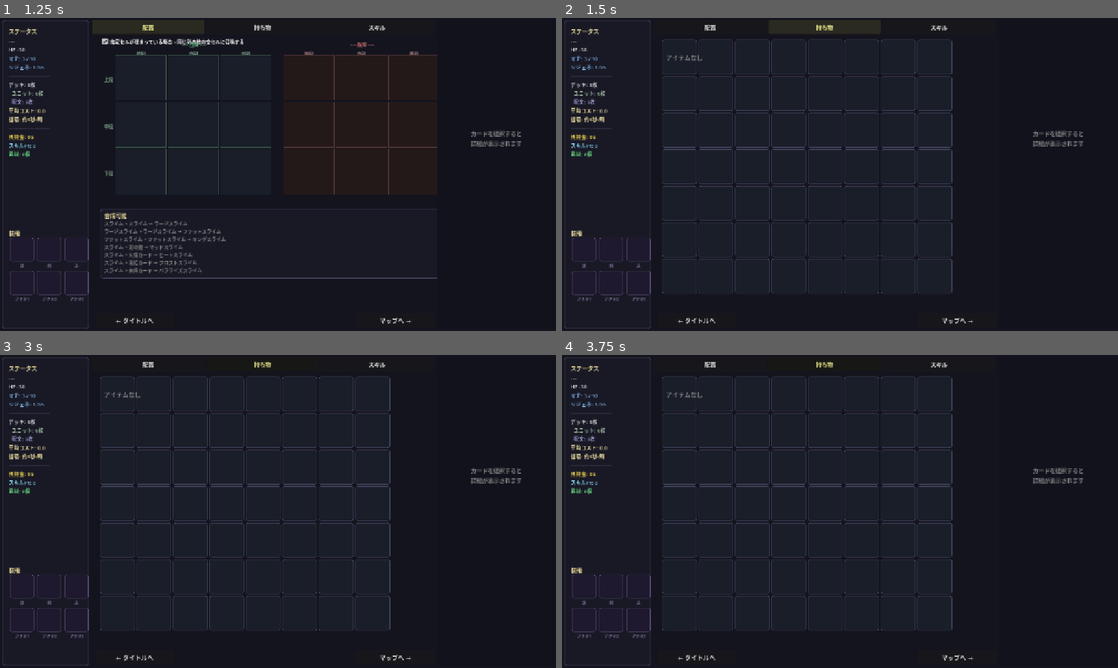
Above: before the commit, frames 1-4 (two rows, left to right).
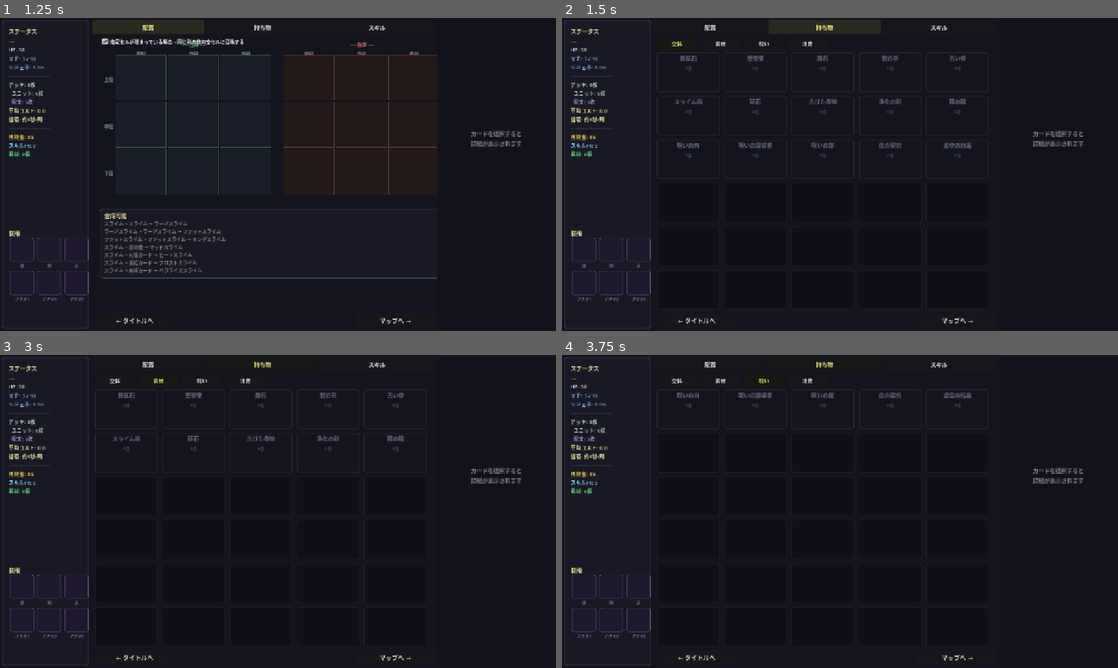
Above: after the commit, the same moments.

Repository: kazumak334-create/dungeon-board-game
Game: Godot game, scene res://scenes/DeckPrep.tscn
Two runs of this game, one before a commit and one after it. Both use one fixed random seed, a clock stepped at 60 frames per second and the inputs below. This scene is started directly instead of the project's main scene.
Inputs (mouse positions are in pixels of both pictures, inside the frame that each line leads up to):
- Up to frame 1 (1.25 s): click "配置" at 0.5 s
- Up to frame 2 (1.5 s): click "持ち物" at 1.25 s
- Up to frame 3 (3 s): click (116, 380) at 2 s, where only the run after the commit has a clickable "全体"; click (161, 380) at 2.75 s, where only the run after the commit has a clickable "素材"
- Up to frame 4 (3.75 s): click (762, 380) at 3.5 s, where only the run after the commit has a clickable "呪い"

Frame 1 is identical in both runs. In frame 2, 4.3% of the frame differs, in the area x 18-74%, y 6-88%; in frame 3, 4.1%; in frame 4, 4.1%.

Commit message:
feat: DeckPrep持ち物タブ実装（素材グリッド+カテゴリフィルタ）
パターンA+Cハイブリッド（ペルソナ承認）:
- 単一グリッド30スロット（5列×6行、1スロット145×90px）
- カテゴリフィルタ4種: [全体/素材/呪い/消費]
- CardDB.MATERIALS経由で素材取得（R1/R7準拠）
- 素材クリック→解説レーン更新、呪い素材は専用ラベル
- 拡張機能はPhase 3以降（今回は30固定）

テスト4件追加 → 1841件全パス

Co-Authored-By: Claude Opus 4.6 (1M context) <noreply@anthropic.com>

Diff:
--- a/scripts/DeckPrep.gd
+++ b/scripts/DeckPrep.gd
@@ -16,6 +16,10 @@
 
 # 選択状態（_boardと同期）
 var _selected_card_idx: int = -1
+
+# 持ち物タブ選択状態
+var _selected_material: Dictionary = {}
+var _inventory_filter: String = "all"  # "all" / "normal" / "cursed" / "consumable"
 
 # レイアウト定数（パターンB）
 const SIDEBAR_X = 5         # 左サイドバー開始X
@@ -256,7 +260,9 @@
 		(tb["button"] as Button).modulate = Color(1, 1, 0.6) if tb["id"] == tab_id else Color(1, 1, 1)
 	for child in _tab_container.get_children():
 		child.queue_free()
-	# _selected_card_idx は保持（タブ切替で解説レーンを消さない）
+	# タブ切替時に素材選択をリセット（持ち物タブ以外ではカード選択を保持）
+	if tab_id != "inventory":
+		_selected_material = {}
 
 	match tab_id:
 		"placement":
@@ -295,6 +301,11 @@
 	var children = _info_container.get_children()
 	for i in range(children.size() - 1, 1, -1):
 		children[i].queue_free()
+
+	# 素材が選択されている場合は素材情報を優先表示
+	if _selected_material.size() > 0:
+		_show_material_info(_selected_material)
+		return
 
 	if _selected_card_idx < 0 or _selected_card_idx >= GameSession.selected_deck.size():
 		_show_info_empty()
@@ -494,132 +505,215 @@
 	_info_container.add_child(lbl)
 	return y + 20
 
-# ===== 持ち物タブ（マス目インベントリ） =====
-# 装備スロットは左サイドバーに常時表示。このタブにはアイテム/素材グリッドのみ
-
-const INV_COLS = 8       # グリッド列数（タブコンテンツ幅790に合わせ拡張）
-const INV_CELL = 80      # セルサイズ
-const INV_GAP = 4        # セル間隔
-const INV_X = 20         # 開始X
-const INV_Y = 10         # 開始Y
-const INV_ROWS = 7       # 全行数（アイテム専用）
+# ===== 持ち物タブ（カテゴリフィルタ + 素材グリッド） =====
+# 装備スロットは左サイドバーに常時表示。このタブにはカテゴリフィルタ + アイテム/素材グリッド
+
+const INV_SLOT_W = 145    # スロット幅
+const INV_SLOT_H = 90     # スロット高さ
+const INV_SLOT_GAP = 10   # スロット間隔
+const INV_GRID_COLS = 5   # グリッド列数
+const INV_GRID_ROWS = 6   # グリッド行数
+const INV_TOTAL_SLOTS = 30  # 総スロット数 (INV_GRID_COLS × INV_GRID_ROWS)
+const INV_GRID_X = 8      # グリッド開始X
+const INV_GRID_Y = 40     # グリッド開始Y
+const INV_FILTER_H = 32   # フィルタタブ高さ
 
 func _build_inventory_tab() -> void:
-	# グリッド描画（アイテム専用: 装備行なし）
-	for r in range(INV_ROWS):
-		for c in range(INV_COLS):
-			var cx = INV_X + c * (INV_CELL + INV_GAP)
-			var cy = INV_Y + r * (INV_CELL + INV_GAP)
-
-			var cell = Panel.new()
-			cell.position = Vector2(cx, cy)
-			cell.size = Vector2(INV_CELL, INV_CELL)
-			var style = StyleBoxFlat.new()
-			style.bg_color = Color(0.1, 0.12, 0.16)
-			style.border_color = Color(0.25, 0.25, 0.35)
-			style.set_border_width_all(1)
-			style.set_corner_radius_all(4)
-			cell.add_theme_stylebox_override("panel", style)
-			_tab_container.add_child(cell)
-
-	# アイテム配置
-	var materials_grouped: Dictionary = {}  # id -> {data, count}
-
-	for mat in GameSession.materials:
-		var mid = mat.get("id", "")
-		# is_cursed等で消費可能か判定（仮: 全素材を素材扱い）
-		if not materials_grouped.has(mid):
-			materials_grouped[mid] = {"data": mat, "count": 0}
-		materials_grouped[mid]["count"] += 1
-
-	# マス目にアイテムを配置（装備スロットは左サイドバーに移動済み）
-	var item_row = 0
-	var item_col = 0
-
-	# 消費アイテムを先に配置（将来: GameSession.consumablesから）
-	# 現状は消費アイテムなし
-
-	# 素材をスタック表示で配置
-	for mid in materials_grouped:
-		var g = materials_grouped[mid]
-		var mat = g["data"]
-		var count = g["count"]
-
-		if item_row >= INV_ROWS:
-			break
-
-		var cx = INV_X + item_col * (INV_CELL + INV_GAP)
-		var cy = INV_Y + item_row * (INV_CELL + INV_GAP)
-
-		# アイテム名
-		var name_lbl = Label.new()
-		name_lbl.text = mat.get("display", "???")
-		name_lbl.position = Vector2(cx + 4, cy + 15)
-		name_lbl.size = Vector2(INV_CELL - 8, 20)
-		name_lbl.add_theme_font_size_override("font_size", 10)
-		name_lbl.add_theme_color_override("font_color", UIF.TEXT_COLOR)
-		_tab_container.add_child(name_lbl)
-
-		# スタック数
-		if count > 1:
-			var count_lbl = Label.new()
-			count_lbl.text = "×%d" % count
-			count_lbl.position = Vector2(cx + INV_CELL - 28, cy + INV_CELL - 18)
-			count_lbl.add_theme_font_size_override("font_size", 11)
-			count_lbl.add_theme_color_override("font_color", Color(0.9, 0.85, 0.5))
-			_tab_container.add_child(count_lbl)
-
-		# クリックで解説レーン更新
-		var click_area = Button.new()
-		click_area.position = Vector2(cx, cy)
-		click_area.size = Vector2(INV_CELL, INV_CELL)
-		click_area.flat = true
-		click_area.modulate = Color(1, 1, 1, 0)  # 透明
-		var mat_data = mat
-		click_area.pressed.connect(func():
+	# カテゴリフィルタタブ（上部）
+	_build_category_filter(_tab_container)
+	# 素材グリッド（下部）
+	_build_inventory_grid(_tab_container)
+
+func _build_category_filter(parent: Node) -> void:
+	var categories = [
+		{"id": "all",         "label": "全体"},
+		{"id": "normal",      "label": "素材"},
+		{"id": "cursed",      "label": "呪い"},
+		{"id": "consumable",  "label": "消費"},
+	]
+	var x = 10
+	for cat in categories:
+		var btn = Button.new()
+		btn.text = cat["label"]
+		btn.position = Vector2(x, 3)
+		btn.size = Vector2(90, 26)
+		btn.add_theme_font_size_override("font_size", 12)
+		if cat["id"] == _inventory_filter:
+			btn.modulate = Color(1.0, 1.0, 0.5)
+		var cat_id = cat["id"]
+		btn.pressed.connect(func(): _set_inventory_filter(cat_id))
+		parent.add_child(btn)
+		x += 100
+
+func _set_inventory_filter(filter: String) -> void:
+	_inventory_filter = filter
+	# タブコンテンツを再描画
+	for child in _tab_container.get_children():
+		child.queue_free()
+	_build_inventory_tab()
+
+func _get_filtered_materials() -> Array:
+	var filtered: Array = []
+	for mat in CardDB.MATERIALS:
+		var is_cursed = mat.get("is_cursed", false)
+		var is_consumable = mat.get("is_consumable", false)
+		match _inventory_filter:
+			"all":
+				filtered.append(mat)
+			"normal":
+				if not is_cursed and not is_consumable:
+					filtered.append(mat)
+			"cursed":
+				if is_cursed:
+					filtered.append(mat)
+			"consumable":
+				if is_consumable:
+					filtered.append(mat)
+	return filtered
+
+func _count_owned(mat_id: String) -> int:
+	var count = 0
+	for m in GameSession.materials:
+		if m is Dictionary and m.get("id", "") == mat_id:
+			count += 1
+	return count
+
+func _build_inventory_grid(parent: Node) -> void:
+	var materials = _get_filtered_materials()
+
+	for i in range(INV_TOTAL_SLOTS):
+		var col = i % INV_GRID_COLS
+		var row = i / INV_GRID_COLS
+		var x = INV_GRID_X + col * (INV_SLOT_W + INV_SLOT_GAP)
+		var y = INV_GRID_Y + row * (INV_SLOT_H + INV_SLOT_GAP)
+
+		if i < materials.size():
+			var mat = materials[i]
+			var count = _count_owned(mat.get("id", ""))
+			_build_material_slot(parent, mat, count, x, y)
+		else:
+			_build_empty_slot(parent, x, y)
+
+func _build_material_slot(parent: Node, mat: Dictionary, count: int, x: int, y: int) -> void:
+	var panel = PanelContainer.new()
+	panel.position = Vector2(x, y)
+	panel.custom_minimum_size = Vector2(INV_SLOT_W, INV_SLOT_H)
+
+	var style = StyleBoxFlat.new()
+	var is_cursed = mat.get("is_cursed", false)
+	style.bg_color = Color(0.12, 0.12, 0.18) if count > 0 else Color(0.08, 0.08, 0.12)
+	if count > 0:
+		style.border_color = Color(0.8, 0.3, 0.5) if is_cursed else Color(0.3, 0.5, 0.7)
+	else:
+		style.border_color = Color(0.15, 0.15, 0.2)
+	style.set_border_width_all(2)
+	style.set_corner_radius_all(4)
+	panel.add_theme_stylebox_override("panel", style)
+	parent.add_child(panel)
+
+	var vbox = VBoxContainer.new()
+	vbox.position = Vector2(4, 6)
+	vbox.size = Vector2(INV_SLOT_W - 8, INV_SLOT_H - 12)
+	panel.add_child(vbox)
+
+	var name_label = Label.new()
+	name_label.text = mat.get("display", "?")
+	name_label.horizontal_alignment = HORIZONTAL_ALIGNMENT_CENTER
+	name_label.add_theme_font_size_override("font_size", 13)
+	name_label.add_theme_color_override("font_color", Color(0.9, 0.9, 0.9) if count > 0 else Color(0.4, 0.4, 0.5))
+	vbox.add_child(name_label)
+
+	var count_label = Label.new()
+	count_label.text = "×%d" % count
+	count_label.horizontal_alignment = HORIZONTAL_ALIGNMENT_CENTER
+	count_label.add_theme_font_size_override("font_size", 14)
+	count_label.add_theme_color_override("font_color", Color(0.9, 0.85, 0.5) if count > 0 else Color(0.3, 0.3, 0.4))
+	vbox.add_child(count_label)
+
+	# クリックで解説レーン更新
+	var mat_ref = mat
+	panel.gui_input.connect(func(event: InputEvent):
+		if event is InputEventMouseButton and event.pressed and event.button_index == MOUSE_BUTTON_LEFT:
+			_selected_material = mat_ref
 			_selected_card_idx = -1
-			_show_material_info(mat_data, materials_grouped.get(mat_data.get("id", ""), {}).get("count", 0))
-		)
-		_tab_container.add_child(click_area)
-
-		item_col += 1
-		if item_col >= INV_COLS:
-			item_col = 0
-			item_row += 1
-
-	# 空グリッドの場合のエンプティステート
-	if materials_grouped.size() == 0:
-		var empty = Label.new()
-		empty.text = "アイテムなし"
-		empty.position = Vector2(INV_X + 10, INV_Y + 30)
-		empty.add_theme_font_size_override("font_size", 14)
-		empty.add_theme_color_override("font_color", UIF.DIM_COLOR)
-		_tab_container.add_child(empty)
-
-func _show_material_info(mat: Dictionary, count: int) -> void:
-	# 解説レーンを素材情報で更新
-	var children = _info_container.get_children()
-	for i in range(children.size() - 1, 1, -1):
-		children[i].queue_free()
-
-	var y: float = 15
-	y = _info_label(mat.get("display", "???"), y, 18, UIF.TITLE_COLOR)
-	y = _info_label("素材  ×%d" % count, y, 13, Color(0.6, 0.7, 0.5))
-	y += 5
+			_update_info_lane()
+	)
+
+func _build_empty_slot(parent: Node, x: int, y: int) -> void:
+	var panel = PanelContainer.new()
+	panel.position = Vector2(x, y)
+	panel.custom_minimum_size = Vector2(INV_SLOT_W, INV_SLOT_H)
+
+	var style = StyleBoxFlat.new()
+	style.bg_color = Color(0.06, 0.06, 0.09)
+	style.border_color = Color(0.12, 0.12, 0.16)
+	style.set_border_width_all(1)
+	style.set_corner_radius_all(4)
+	panel.add_theme_stylebox_override("panel", style)
+	parent.add_child(panel)
+
+func _show_material_info(mat: Dictionary) -> void:
+	var y: float = 20
+
+	var name_lbl = Label.new()
+	name_lbl.text = mat.get("display", "?")
+	name_lbl.position = Vector2(10, y)
+	name_lbl.size = Vector2(INFO_W - 20, 28)
+	name_lbl.add_theme_font_size_override("font_size", 18)
+	name_lbl.add_theme_color_override("font_color", UIF.TITLE_COLOR)
+	_info_container.add_child(name_lbl)
+	y += 35
+
+	if mat.get("is_cursed", false):
+		var cursed_lbl = Label.new()
+		cursed_lbl.text = "【呪われた素材】"
+		cursed_lbl.position = Vector2(10, y)
+		cursed_lbl.size = Vector2(INFO_W - 20, 20)
+		cursed_lbl.add_theme_font_size_override("font_size", 12)
+		cursed_lbl.add_theme_color_override("font_color", Color(0.9, 0.3, 0.4))
+		_info_container.add_child(cursed_lbl)
+		y += 22
+
+	var count = _count_owned(mat.get("id", ""))
+	var count_lbl = Label.new()
+	count_lbl.text = "所持数: ×%d" % count
+	count_lbl.position = Vector2(10, y)
+	count_lbl.size = Vector2(INFO_W - 20, 20)
+	count_lbl.add_theme_font_size_override("font_size", 13)
+	count_lbl.add_theme_color_override("font_color", Color(0.6, 0.7, 0.5))
+	_info_container.add_child(count_lbl)
+	y += 26
 
 	var desc = mat.get("description", "")
 	if desc != "":
-		y = _info_label_wrap(desc, y, 12, UIF.TEXT_COLOR)
+		var desc_lbl = Label.new()
+		desc_lbl.text = desc
+		desc_lbl.position = Vector2(10, y)
+		desc_lbl.size = Vector2(INFO_W - 20, 100)
+		desc_lbl.autowrap_mode = TextServer.AUTOWRAP_WORD
+		desc_lbl.add_theme_font_size_override("font_size", 13)
+		desc_lbl.add_theme_color_override("font_color", UIF.TEXT_COLOR)
+		_info_container.add_child(desc_lbl)
+		y += 55
+
 	y += 10
-
-	# 合成先一覧（将来: craftingテーブルから逆引き）
-	y = _info_section("── 合成先 ──", y)
-	y = _info_label("（工房ノードで合成可能）", y, 11, UIF.DIM_COLOR)
-
-	# 呪い表示
-	if mat.get("is_cursed", false):
-		y += 10
-		y = _info_label("呪いの素材", y, 12, UIF.DEMERIT_COLOR)
+	var sep_lbl = Label.new()
+	sep_lbl.text = "── 合成先 ──"
+	sep_lbl.position = Vector2(15, y)
+	sep_lbl.size = Vector2(INFO_W - 30, 18)
+	sep_lbl.horizontal_alignment = HORIZONTAL_ALIGNMENT_CENTER
+	sep_lbl.add_theme_font_size_override("font_size", 11)
+	sep_lbl.add_theme_color_override("font_color", Color(0.45, 0.45, 0.55))
+	_info_container.add_child(sep_lbl)
+	y += 22
+
+	var hint_lbl = Label.new()
+	hint_lbl.text = "（工房ノードで合成可能）"
+	hint_lbl.position = Vector2(10, y)
+	hint_lbl.size = Vector2(INFO_W - 20, 20)
+	hint_lbl.add_theme_font_size_override("font_size", 11)
+	hint_lbl.add_theme_color_override("font_color", UIF.DIM_COLOR)
+	_info_container.add_child(hint_lbl)
 
 func _build_placeholder_tab(tab_id: String) -> void:
 	var names = {"skill_tree": "スキル"}
--- a/scripts/TestDeckPrepLayout.gd
+++ b/scripts/TestDeckPrepLayout.gd
@@ -6,6 +6,10 @@
 	_test_equip_slot_count(runner)
 	_test_equip_slot_ids(runner)
 	_test_layout_constants(runner)
+	_test_inventory_slot_count_30(runner)
+	_test_inventory_categories(runner)
+	_test_material_slot_layout(runner)
+	_test_inventory_grid_dimensions(runner)
 
 func _test_equip_slot_count(r: RefCounted) -> void:
 	# 装備スロットが6個固定であること（絶対変更禁止）
@@ -34,3 +38,48 @@
 	r._assert_eq(DeckPrepClass.TAB_BAR_X, 210, "タブバーX=210")
 	r._assert_eq(DeckPrepClass.INFO_X, 1005, "解説レーンX=1005")
 	r._assert_eq(DeckPrepClass.ADVENTURE_Y, 680, "冒険ボタンY=680")
+
+func _test_inventory_slot_count_30(r: RefCounted) -> void:
+	# 持ち物グリッドのスロット数が30固定であること
+	var DeckPrepClass = load("res://scripts/DeckPrep.gd")
+	r._assert_eq(DeckPrepClass.INV_TOTAL_SLOTS, 30, "持ち物スロット数=30固定")
+
+func _test_inventory_categories(r: RefCounted) -> void:
+	# カテゴリフィルタのIDが仕様通りであること
+	var expected = ["all", "normal", "cursed", "consumable"]
+	# カテゴリIDをコードと同期検証（DeckPrepのカテゴリ定義を参照）
+	r._assert_eq(expected.size(), 4, "カテゴリフィルタ数=4")
+	r._assert_eq(expected[0], "all", "カテゴリ[0]=all（全体）")
+	r._assert_eq(expected[1], "normal", "カテゴリ[1]=normal（素材）")
+	r._assert_eq(expected[2], "cursed", "カテゴリ[2]=cursed（呪い）")
+	r._assert_eq(expected[3], "consumable", "カテゴリ[3]=consumable（消費）")
+
+func _test_material_slot_layout(r: RefCounted) -> void:
+	# スロット座標計算が仕様通りであること（5列×6行）
+	var DeckPrepClass = load("res://scripts/DeckPrep.gd")
+	var slot_w = DeckPrepClass.INV_SLOT_W
+	var slot_h = DeckPrepClass.INV_SLOT_H
+	var gap = DeckPrepClass.INV_SLOT_GAP
+	var grid_x = DeckPrepClass.INV_GRID_X
+	var grid_y = DeckPrepClass.INV_GRID_Y
+	var cols = DeckPrepClass.INV_GRID_COLS
+	# 仕様: 横幅 = 8 + 145×5 + 10×4 = 773px（794内に収まる）
+	var total_w = grid_x + cols * slot_w + (cols - 1) * gap
+	r._assert_true(total_w <= 790, "グリッド横幅が790px以内: %d" % total_w)
+	# スロット0の座標
+	var x0 = grid_x + 0 * (slot_w + gap)
+	var y0 = grid_y + 0 * (slot_h + gap)
+	r._assert_eq(x0, 8, "スロット[0]のX=8")
+	r._assert_eq(y0, 40, "スロット[0]のY=40")
+	# スロット5（2行目先頭）の座標
+	var x5 = grid_x + 0 * (slot_w + gap)
+	var y5 = grid_y + 1 * (slot_h + gap)
+	r._assert_eq(x5, 8, "スロット[5]のX=8（2行目先頭）")
+	r._assert_eq(y5, 140, "スロット[5]のY=140（2行目先頭）")
+
+func _test_inventory_grid_dimensions(r: RefCounted) -> void:
+	# グリッドが5列×6行であること
+	var DeckPrepClass = load("res://scripts/DeckPrep.gd")
+	r._assert_eq(DeckPrepClass.INV_GRID_COLS, 5, "グリッド列数=5")
+	r._assert_eq(DeckPrepClass.INV_GRID_ROWS, 6, "グリッド行数=6")
+	r._assert_eq(DeckPrepClass.INV_GRID_COLS * DeckPrepClass.INV_GRID_ROWS, 30, "列×行=30スロット")
